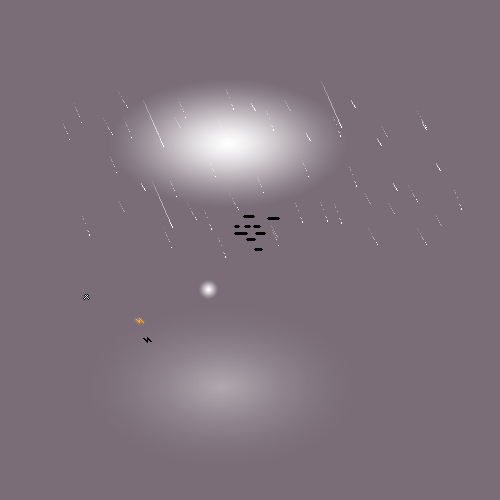
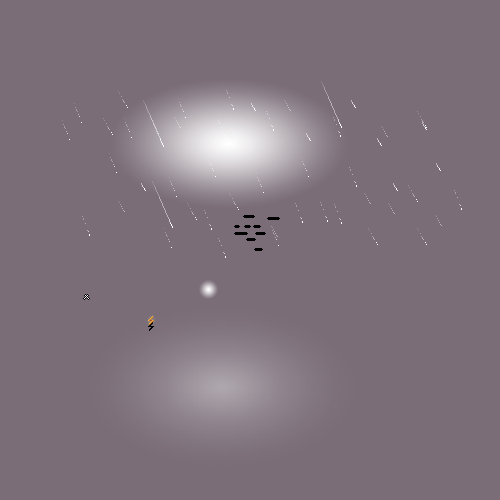
Layered file, before and after one edit (w=500, h=500). Changes by layer:
painted on "EnergyBolt.png" over [135, 316, 154, 325]
painted on "EnergyBoltShadow.png" over [143, 322, 154, 343]
